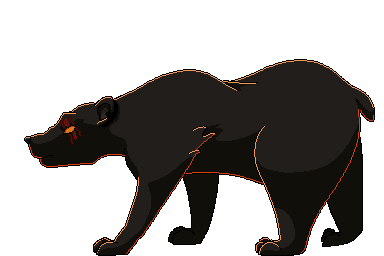
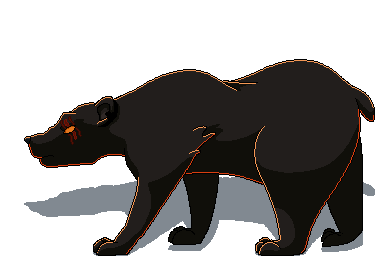
The second w=384, h=256 image is a revision of the first. Changes to its layers:
added layer "Layer 5" (52%) above "Layer 2" over [24, 177, 375, 256]
